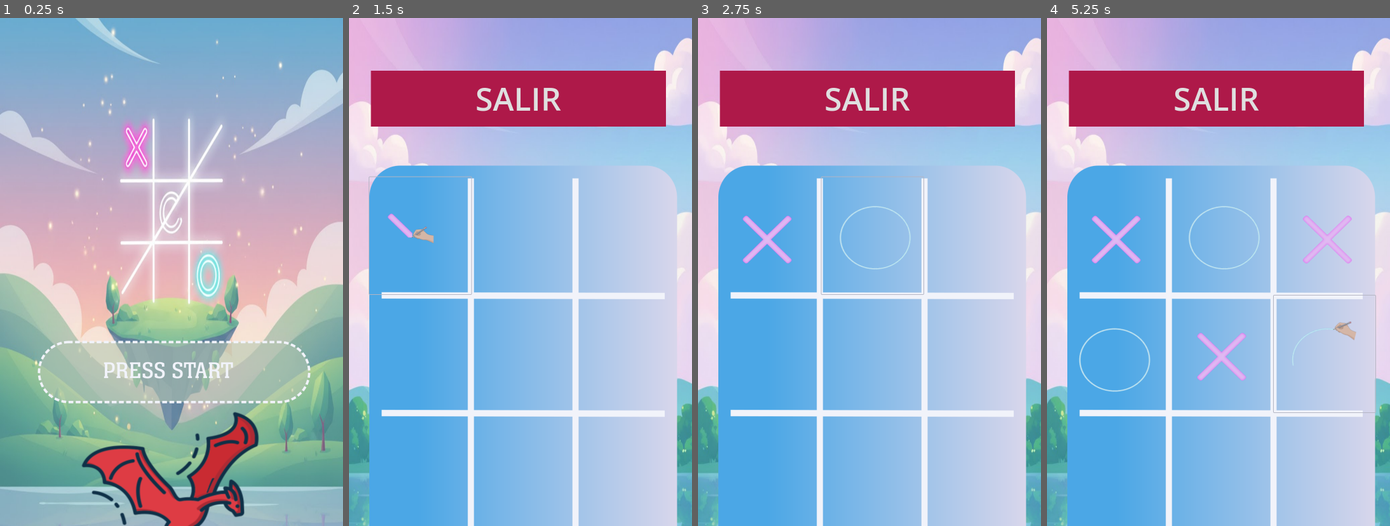
Above: before the commit, frames 1-4 (left to right).
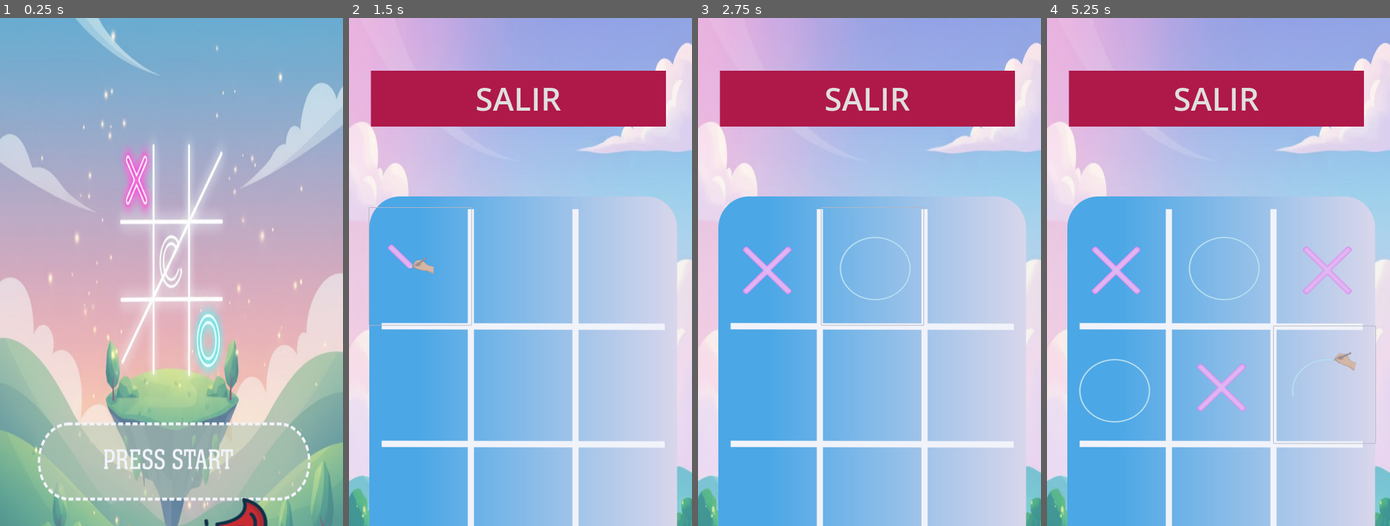
Above: after the commit, the same moments.

Repository: JulioSarauz/godot1-andorid
Game: Godot game, scene res://menu/principal.tscn
The game is run twice, just before and just after one commit, with the same random seed, the same clock (stepped at 60 frames per second) and the same inputs.
Inputs (mouse positions are in pixels of both pictures, inside the frame that each line leads up to; where the layout moved, square brackets give the same spot in the first picture):
- Up to frame 1 (0.25 s): no input
- Up to frame 2 (1.5 s): click (523, 459) [523, 368] at 0.5 s; click (421, 266) [421, 236] at 1.25 s
- Up to frame 3 (2.75 s): click (872, 266) [872, 236] at 2 s
- Up to frame 4 (5.25 s): click (1324, 266) [1324, 236] at 2.75 s; click (1119, 383) [1119, 353] at 3.5 s; click (1221, 383) [1221, 353] at 4.25 s; click (1324, 383) [1324, 353] at 5 s

The runs differ from the first frame. In frame 1, 54% of the frame differs, in the area x 0-100%, y 0-100%; in frame 2, 15%; in frame 3, 15%; in frame 4, 17%.

Commit message:
juego 1 III

Diff:
--- a/juego1/juego1.gd
+++ b/juego1/juego1.gd
@@ -57,16 +57,18 @@
 	pressed_button.disabled = true
 
 	# Lógica de victoria/empate
-	if check_winner(turn): # <--- Esta es la línea 53 que debe llamar a la función
-		show_winner(turn)
+	if check_winner(turn): # <--- Si hay ganador, la función check_winner se encarga de la espera/modal
 		return
+
 	if check_draw():
-		show_winner("Empate")
+		# Para el empate, mostramos el modal inmediatamente
+		show_winner_panel("Empate")
 		return
 
 	# Cambiar de turno
 	turn = "O" if turn == "X" else "X"
 
+# Función para verificar si hay un ganador
 # Función para verificar si hay un ganador
 func check_winner(player):
 	# Combinaciones ganadoras
@@ -79,10 +81,22 @@
 	for w in wins:
 		if board_state[w[0]] == player and board_state[w[1]] == player and board_state[w[2]] == player:
 			highlight_win(w)
+
+			# 1. Deshabilitar inmediatamente todas las celdas restantes para evitar más clics
+			for cell in board:
+				(cell as Button).disabled = true
+
+			# 2. Usar un Tween para crear una pausa de 3 segundos
+			var tween = create_tween()
+			tween.tween_interval(3.0) # Espera de 3 segundos
+
+			# 3. Después de la espera, llamar a la función que muestra el panel
+			# CORRECCIÓN DEFINITIVA: Usamos .bind() en la referencia a la función misma.
+			tween.tween_callback(show_winner_panel.bind(player))
+
 			return true
 
 	return false
-
 # Función para verificar si hay empate
 func check_draw():
 	for state in board_state:
@@ -94,12 +108,12 @@
 func highlight_win(indices):
 	for i in indices:
 		var button = board[i] as Button
-		# Usamos un color diferente para resaltar
-		button.add_theme_color_override("font_color", Color.RED)
+		# Usamos color verde para resaltar al ganar
+		button.add_theme_color_override("font_color", Color.GREEN)
 	pass
 
-# Función para mostrar el panel de ganador con animación
-func show_winner(player):
+# Función para mostrar el panel de ganador con animación (se ejecuta después de la espera)
+func show_winner_panel(player):
 	# El panel de victoria debe interceptar clics para que no se siga jugando
 	$WinnerPanel.mouse_filter = Control.MOUSE_FILTER_STOP
 	$WinnerPanel.visible = true
@@ -109,9 +123,7 @@
 	else:
 		$WinnerPanel/fondo/LabelWinner.text = "Ganó el jugador " + player
 
-	# Desactivar todas las celdas restantes
-	for cell in board:
-		(cell as Button).disabled = true
+	# La desactivación de celdas restantes ya se hizo en check_winner
 
 	# Animación de aparición del panel de victoria
 	$WinnerPanel.pivot_offset = $WinnerPanel.size / 2
--- a/juego1/juego1.tscn
+++ b/juego1/juego1.tscn
@@ -19,16 +19,16 @@
 
 [node name="TextureRect" type="TextureRect" parent="."]
 layout_mode = 0
-offset_right = 40.0
-offset_bottom = 40.0
+offset_right = 1080.0
+offset_bottom = 2388.0
 texture = ExtResource("2_b0ftk")
 
 [node name="TextureRect2" type="TextureRect" parent="."]
 layout_mode = 0
 offset_left = 64.0
-offset_top = 465.0
+offset_top = 562.0
 offset_right = 1033.0
-offset_bottom = 1707.0
+offset_bottom = 1804.0
 texture = ExtResource("3_kl5ts")
 
 [node name="btnsalir" type="Button" parent="."]
@@ -45,9 +45,9 @@
 [node name="Board" type="GridContainer" parent="."]
 layout_mode = 0
 offset_left = 64.0
-offset_top = 501.0
+offset_top = 598.0
 offset_right = 1034.0
-offset_bottom = 1614.0
+offset_bottom = 1711.0
 columns = 3
 
 [node name="Cell1" type="Button" parent="Board"]
--- a/menu/principal.gd
+++ b/menu/principal.gd
@@ -1,11 +1,11 @@
 extends Control
 
 # La ruta se corrigió. Ahora va directamente a AnimatedSprite2D dentro de VBoxContainer.
-@onready var animated_dragonfly: AnimatedSprite2D = $VBoxContainer/AnimatedSprite2D
+@onready var animated_dragonfly: AnimatedSprite2D = $VBoxContainer/TextureRect/AnimatedSprite2D
 
 func _ready():
 	# Conecta la señal del botón
-	$Button.pressed.connect(_on_button_pressed)
+	$VBoxContainer/TextureRect/Button.pressed.connect(_on_button_pressed)
 
 	# *** CORRECCIÓN: Llama a play() solo si el nodo se encontró correctamente ***
 	if animated_dragonfly:
--- a/menu/principal.tscn
+++ b/menu/principal.tscn
@@ -27,32 +27,31 @@
 anchors_preset = 0
 script = ExtResource("1_i3qnb")
 
-[node name="TextureRect" type="TextureRect" parent="."]
-layout_mode = 0
-offset_right = 1081.0
-offset_bottom = 1926.0
-texture = ExtResource("2_8qurq")
-
 [node name="VBoxContainer" type="VBoxContainer" parent="."]
 layout_mode = 0
-offset_right = 1082.0
-offset_bottom = 1922.0
+offset_right = 1087.0
+offset_bottom = 2415.0
 theme_override_constants/separation = 200
 alignment = 1
 
-[node name="AnimatedSprite2D" type="AnimatedSprite2D" parent="VBoxContainer"]
-position = Vector2(536, 1498)
+[node name="TextureRect" type="TextureRect" parent="VBoxContainer"]
+layout_mode = 2
+size_flags_vertical = 3
+texture = ExtResource("2_8qurq")
+
+[node name="AnimatedSprite2D" type="AnimatedSprite2D" parent="VBoxContainer/TextureRect"]
+position = Vector2(564, 1767.9999)
 scale = Vector2(2.2250955, 2.0641758)
 sprite_frames = SubResource("SpriteFrames_8qurq")
 animation = &"dragonfly"
 frame_progress = 0.4612324
 
-[node name="Button" type="Button" parent="."]
+[node name="Button" type="Button" parent="VBoxContainer/TextureRect"]
 layout_mode = 0
-offset_left = 116.0
-offset_top = 1006.0
-offset_right = 977.0
-offset_bottom = 1211.0
+offset_left = 201.0
+offset_top = 1288.0
+offset_right = 893.0
+offset_bottom = 1500.0
 theme_override_colors/font_color = Color(0.06666667, 0.19215687, 0.2784314, 1)
 theme_override_font_sizes/font_size = 150
 theme_override_styles/normal = SubResource("StyleBoxFlat_52d4p")
Not shown, changed: TresEnRaya.apk
Not shown, changed: TresEnRaya.apk.idsig
